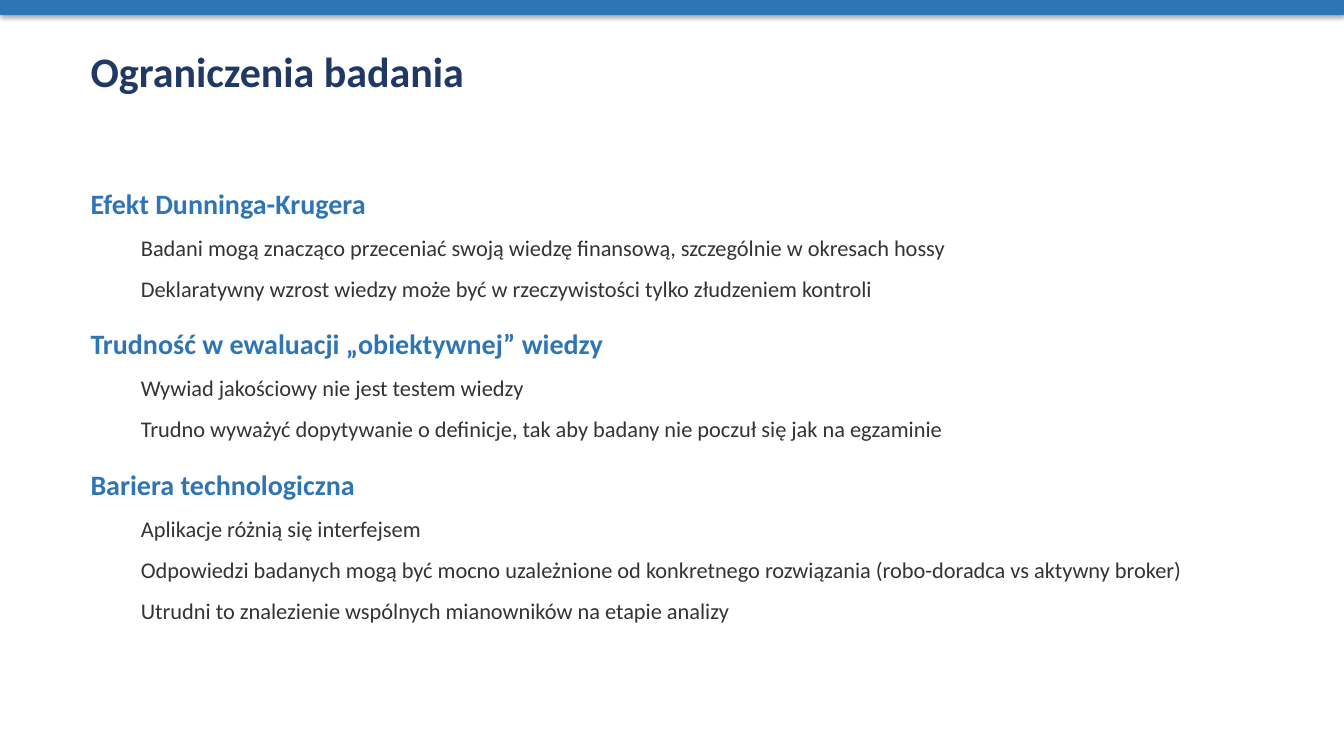
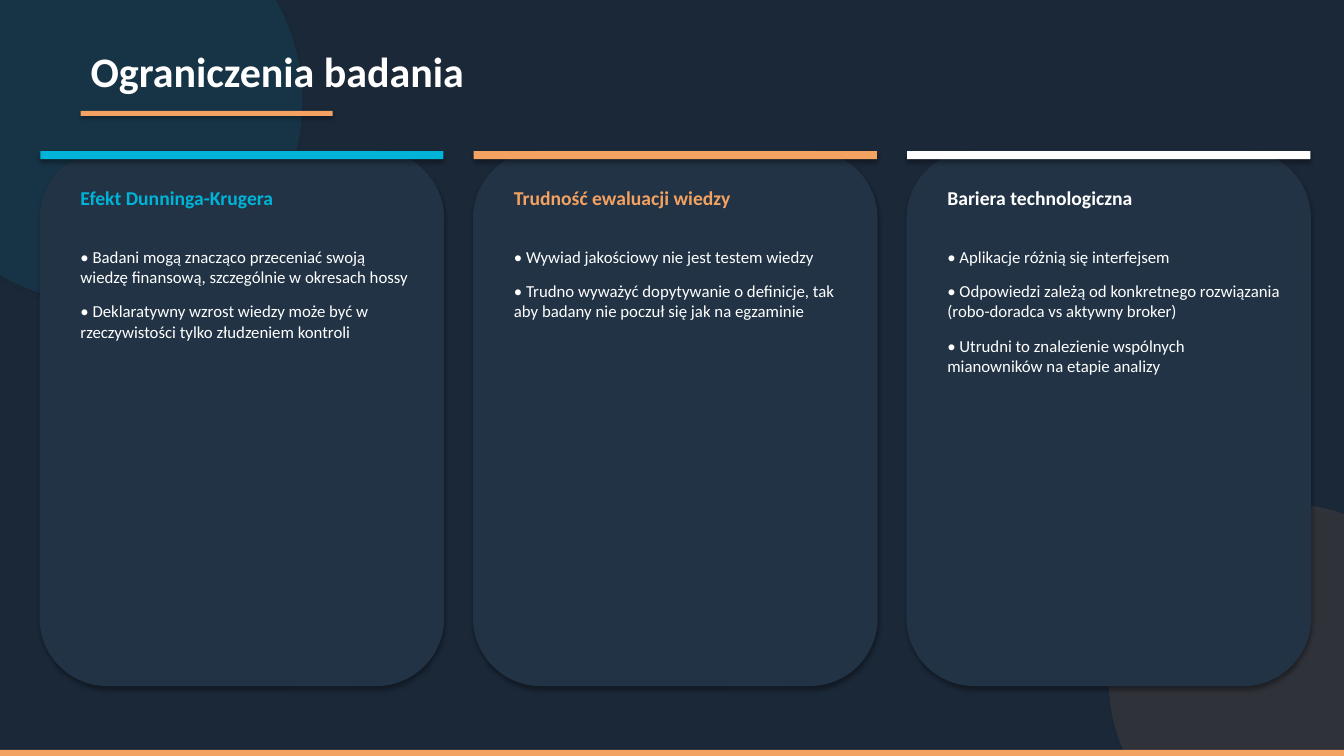
Before and after one commit to krystian61222-cyber/github, a slide deck: slide 9 of Prezentacja_Fintech.pptx. Drawn at 1344x756 pixels with LibreOffice and Linux fonts; fonts in the diff are those of the drawing. Boxes give left, top, right and bottom in pixels: in the first picture for what was removed or moved away, otherwise in the second. Text is boxed around its words. In the diff, an @@ line names an element or a change of style, - is before the commit and + after.

Commit message:
feat: redesign presentation with modern business aesthetic
- Full-bleed dark navy title slide with decorative semi-transparent circles
- Professional color palette: dark navy, teal, warm orange accents
- Three-column card layout for content slides (Slide 2, 9)
- Two-column layout for research questions (Slide 3)
- Colored number badges for interview questions
- Dark background variant for IDI justification and limitations
- Rounded rectangle cards with colored top accent bars
- Thin sidebar and bottom bar decorative elements
- Visual hierarchy with consistent typography

```diff
--- a/Prezentacja_Fintech.pptx
+++ b/Prezentacja_Fintech.pptx
@@ background #FFFFFF to #1B2838 @@
@@ rectangle removed at (0, 0, 1344, 15) @@
@@ ellipse added at (0, 0, 302, 302), fill #00B4D8 at 10% opacity @@
@@ text "Ograniczenia badania" at (91, 57, 464, 94): text colour #1F3864 to #FFFFFF; more space between paragraphs @@
@@ rectangle added at (81, 111, 333, 116), fill #F4A261 @@
@@ rounded rectangle added at (40, 151, 444, 686), fill #223345, outline #223345 1 pt @@
@@ rectangle added at (40, 151, 444, 159), fill #00B4D8 @@
@@ rounded rectangle added at (474, 151, 877, 686), fill #223345, outline #223345 1 pt @@
@@ rectangle added at (474, 151, 877, 159), fill #F4A261 @@
@@ rounded rectangle added at (907, 151, 1311, 686), fill #223345, outline #223345 1 pt @@
@@ rectangle added at (907, 151, 1311, 159), fill #FFFFFF @@
@@ text added at (80, 191, 273, 209), 14 pt, text #00B4D8, bold @@
+Efekt Dunninga-Krugera
@@ text removed at (91, 194, 1181, 623) @@
-Efekt Dunninga-Krugera
-  Badani mogą znacząco przeceniać swoją wiedzę finansową, szczególnie w okresach hossy
-  Deklaratywny wzrost wiedzy może być w rzeczywistości tylko złudzeniem kontroli
-Trudność w ewaluacji „obiektywnej” wiedzy
-  Wywiad jakościowy nie jest testem wiedzy
-  Trudno wyważyć dopytywanie o definicje, tak aby badany nie poczuł się jak na egzaminie
-Bariera technologiczna
-  Aplikacje różnią się interfejsem
-  Odpowiedzi badanych mogą być mocno uzależnione od konkretnego rozwiązania (robo-doradca vs aktywny broker)
-  Utrudni to znalezienie wspólnych mianowników na etapie analizy
@@ text added at (514, 191, 731, 209), 14 pt, text #F4A261, bold @@
+Trudność ewaluacji wiedzy
@@ text added at (947, 191, 1132, 209), 14 pt, text #FFFFFF, bold @@
+Bariera technologiczna
@@ text added at (80, 251, 408, 341), 12 pt, text #FFFFFF @@
+• Badani mogą znacząco przeceniać swoją wiedzę finansową, szczególnie w okresach hossy
+• Deklaratywny wzrost wiedzy może być w rzeczywistości tylko złudzeniem kontroli
@@ text added at (514, 251, 834, 320), 12 pt, text #FFFFFF @@
+• Wywiad jakościowy nie jest testem wiedzy
+• Trudno wyważyć dopytywanie o definicje, tak aby badany nie poczuł się jak na egzaminie
@@ text added at (947, 251, 1280, 375), 12 pt, text #FFFFFF @@
+• Aplikacje różnią się interfejsem
+• Odpowiedzi zależą od konkretnego rozwiązania (robo-doradca vs aktywny broker)
+• Utrudni to znalezienie wspólnych mianowników na etapie analizy
@@ ellipse added at (1109, 504, 1344, 756), fill #F4A261 at 10% opacity @@
@@ rectangle added at (0, 750, 1344, 756), fill #F4A261 @@
```
Also in this commit, not shown: 8 other slides changed, 1 other file.
